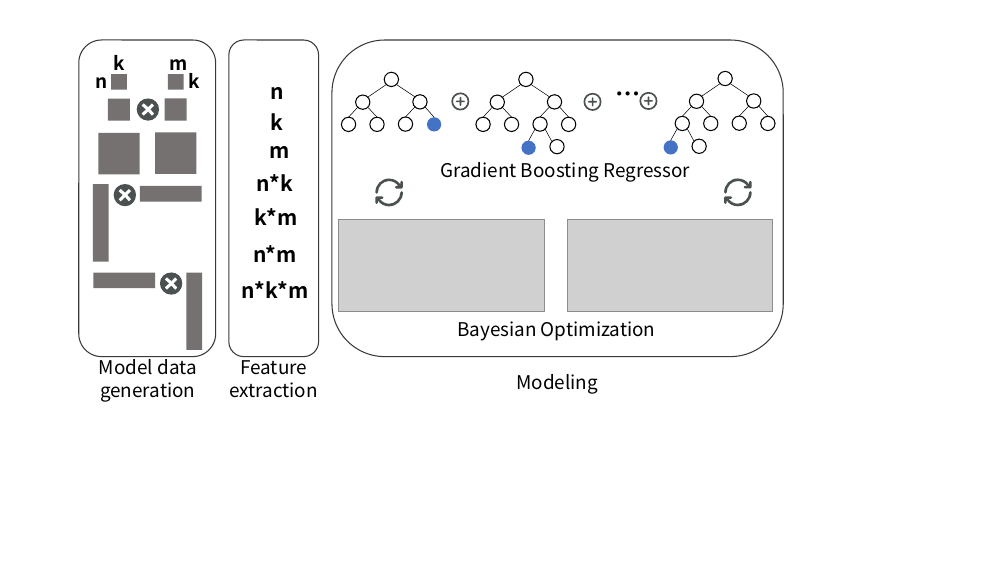
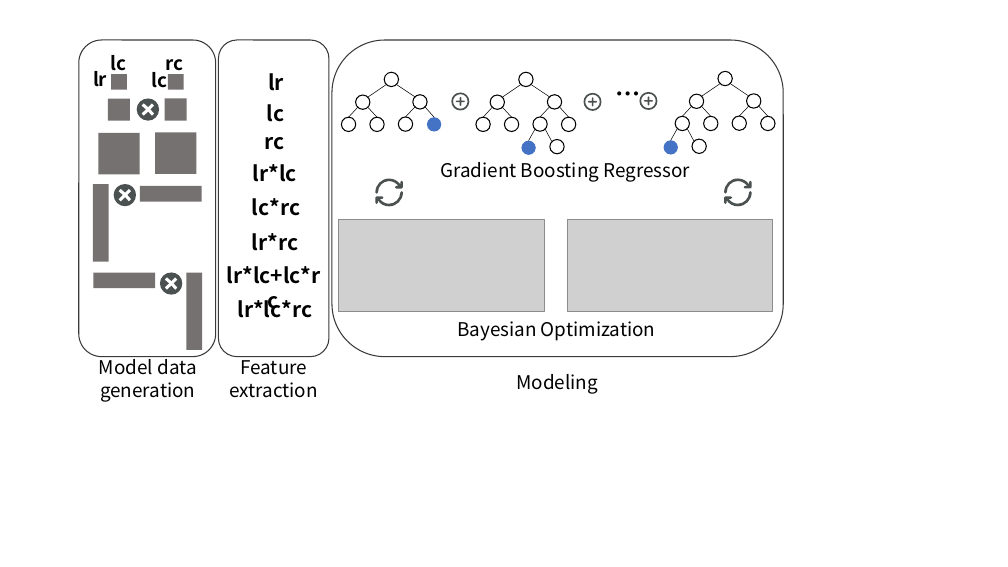
Before and after one commit to kmu-leeky/cloud-2018, a slide deck: slide 1 of figures/figures.pptx. Drawn at 1008x567 pixels with LibreOffice and Linux fonts; fonts in the diff are those of the drawing; grey boxes stand for pictures. Boxes give left, top, right and bottom in pixels: in the first picture for what was removed or moved away, otherwise in the second. Text is boxed around its words. In the diff, an @@ line names an element or a change of style, - is before the commit and + after.

```diff
--- a/figures/figures.pptx
+++ b/figures/figures.pptx
@@ text at <box>110,55,126,76</box>: text changed @@
-k
+lc
@@ text at <box>166,59,184,76</box>: text changed @@
-m
+rc
@@ rounded rectangle: place and size @@
-rounded rectangle at <box>229,40,319,357</box>
+rounded rectangle at <box>219,40,329,357</box>
@@ text at <box>93,71,107,87</box>: text changed @@
-n
+lr
@@ text at <box>152,68,168,88</box>: text changed @@
-k
+lc
@@ text at <box>268,73,284,91</box>: text changed @@
-n
+lr
@@ text at <box>267,104,285,122</box>: text changed @@
-k
+lc
@@ text at <box>265,137,285,150</box>: text changed @@
-m
+rc
@@ text at <box>253,164,297,182</box>: text changed @@
-n*k
+lr*lc
@@ text at <box>252,198,300,216</box>: text changed @@
-k*m
+lc*rc
@@ text at <box>252,233,298,251</box>: text changed @@
-n*m
+lr*rc
@@ text added at <box>227,266,321,284</box>, 20 pt, text #000000, bold @@
+lr*lc+lc*rc
@@ text at <box>238,296,313,318</box>: text changed @@
-n*k*m
+lr*lc*rc
```
Also in this commit, not shown: 2 other files.
